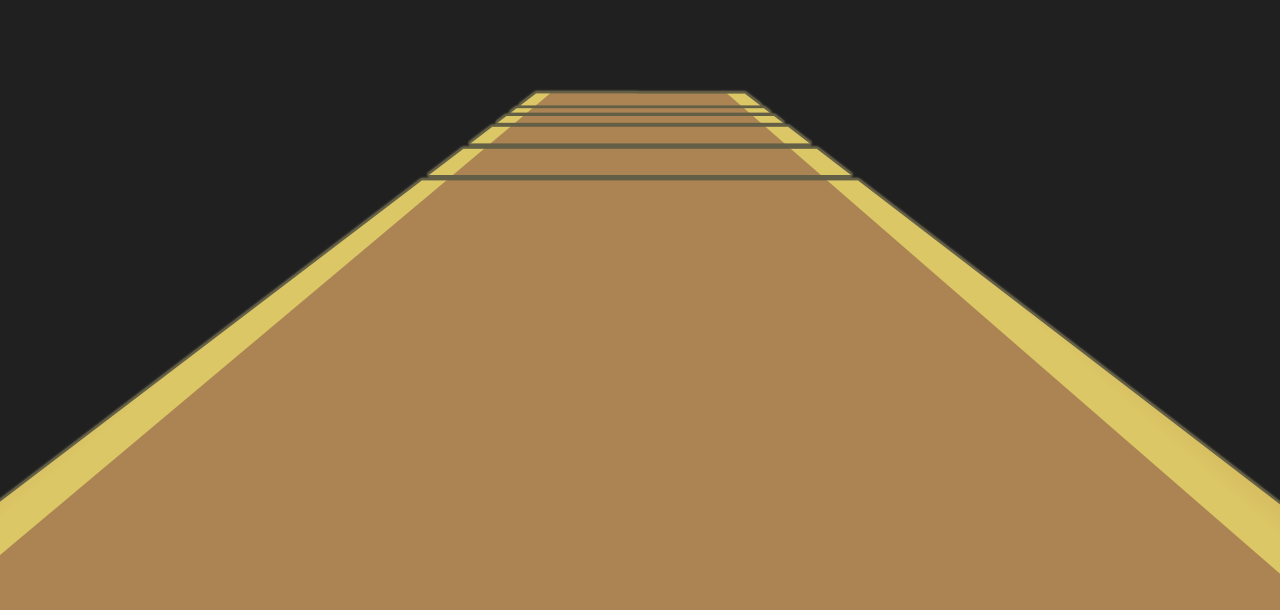
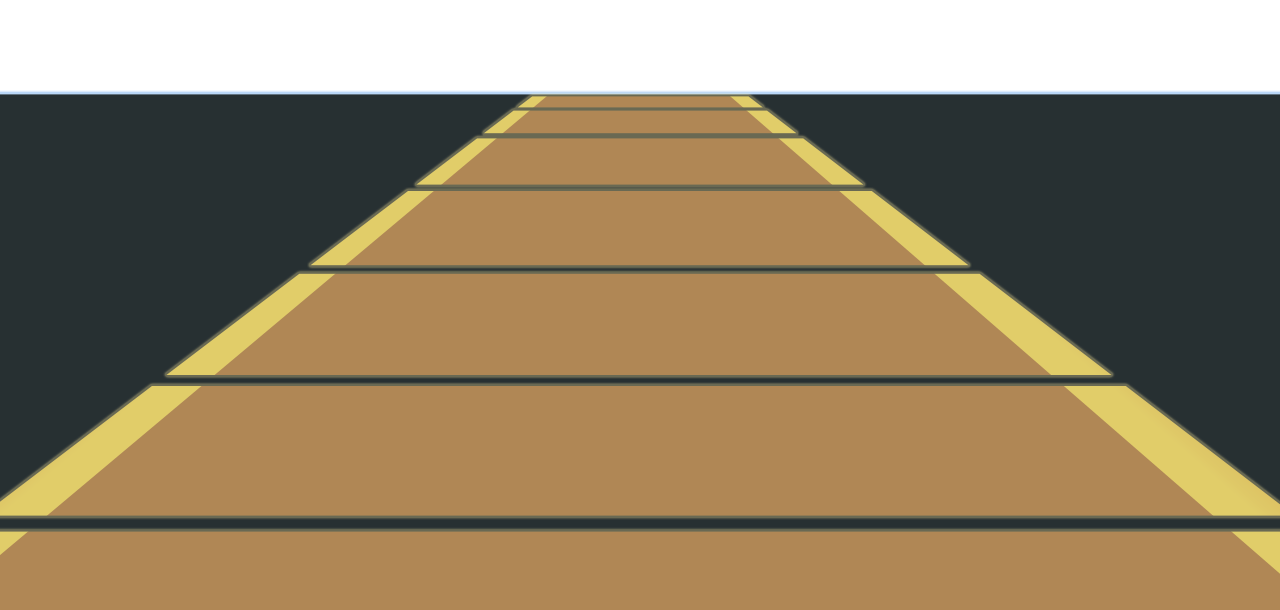
Layer changes from the first 1280 x 610 image to the second:
"Shape 1 copy": opacity 88% → 90%, painted on it over [left=0, top=93, right=1280, bottom=610]
added layer "Shape 1 copy 2" (88%) above "Shape 1" over [left=0, top=94, right=1280, bottom=610]
hid "Layer 1" over [left=0, top=0, right=1280, bottom=610]
